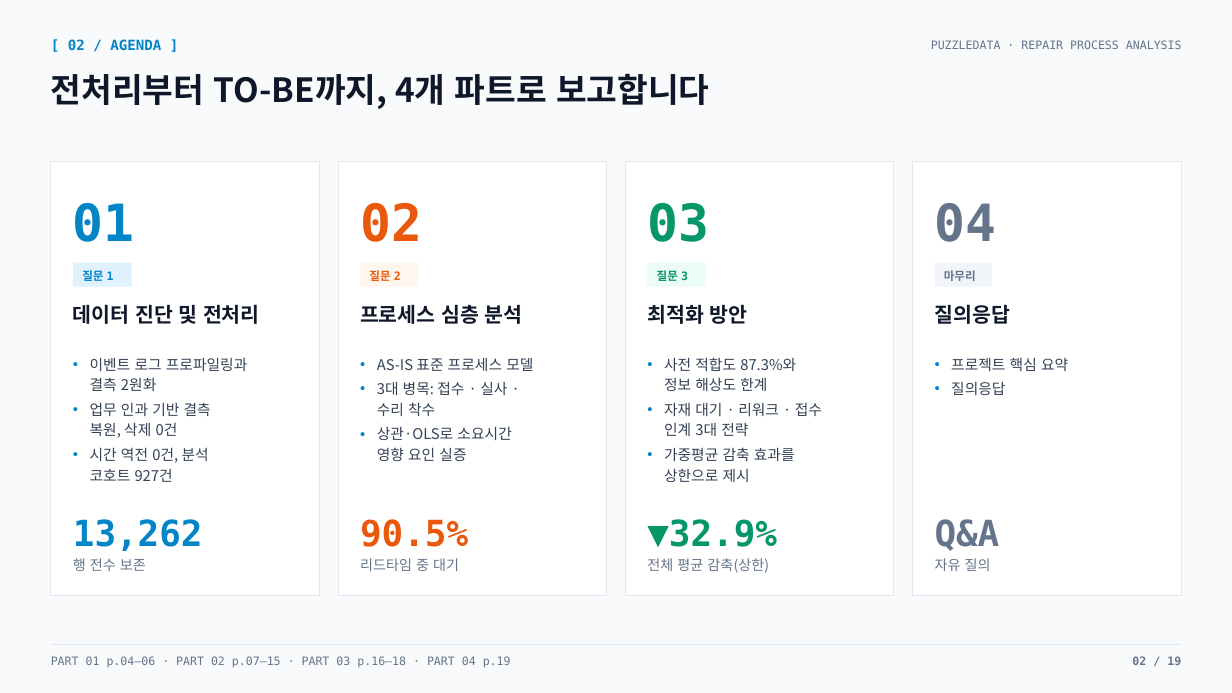
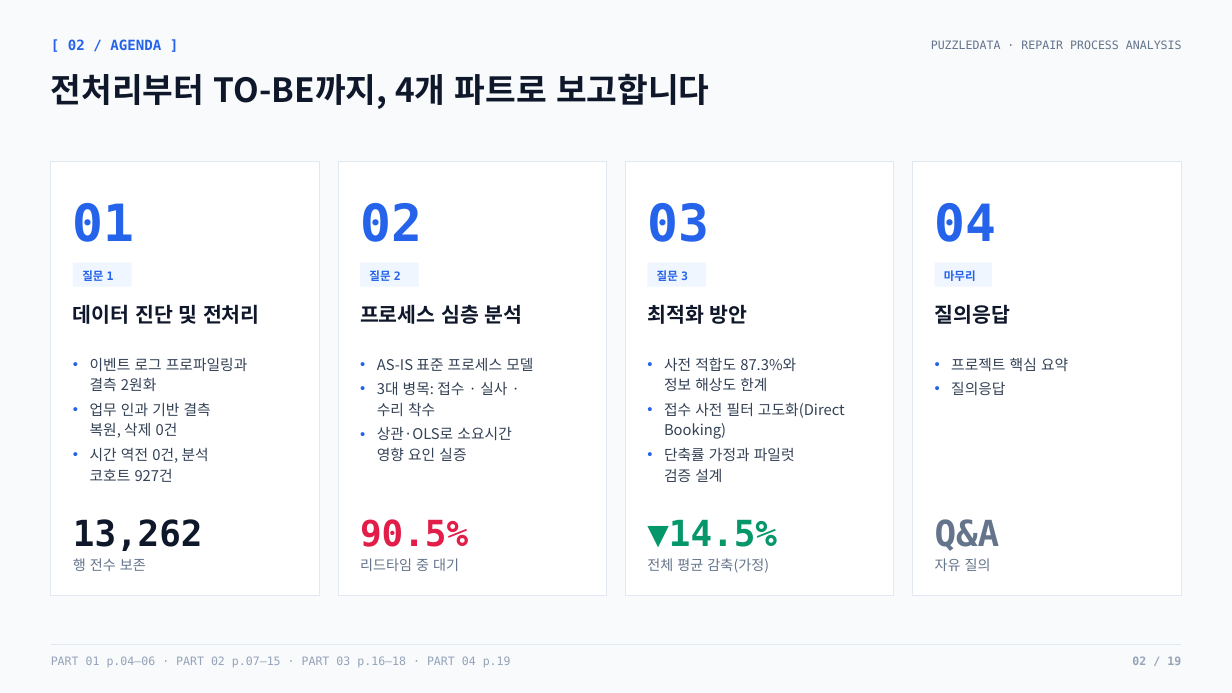
Before and after one commit to nus1245/puzzle_data, a slide deck: slide 2 of outputs/pptx/puzzledata_repair_report.pptx. Drawn at 1232x693 pixels with LibreOffice and Linux fonts; fonts in the diff are those of the drawing. Boxes give left, top, right and bottom in pixels: in the first picture for what was removed or moved away, otherwise in the second. Text is boxed around its words. In the diff, an @@ line names an element or a change of style, - is before the commit and + after.

```diff
--- a/outputs/pptx/puzzledata_repair_report.pptx
+++ b/outputs/pptx/puzzledata_repair_report.pptx
@@ text "02" at (360,203,422,242): text colour #EA580C to #2563EB @@
@@ text "03" at (647,203,709,242): text colour #059669 to #2563EB @@
@@ text "04" at (935,203,997,242): text colour #64748B to #2563EB @@
@@ rectangle at (73,262,131,287): fill #E0F2FE to #EFF6FF @@
@@ text colour #0284C7 to #2563EB in 3 elements at (68,39,161,50), (73,203,135,242), (82,270,114,281) @@
@@ rectangle at (360,262,419,287): fill #FFF7ED to #EFF6FF @@
@@ text "질문 2" at (369,270,401,281): text colour #EA580C to #2563EB @@
@@ rectangle at (648,262,706,287): fill #ECFDF5 to #EFF6FF @@
@@ text "질문 3" at (657,270,688,281): text colour #059669 to #2563EB @@
@@ rectangle at (934,262,992,287): fill #F1F5F9 to #EFF6FF @@
@@ text "마무리" at (944,270,976,281): text colour #64748B to #2563EB @@
@@ bullet colour #0284C7 to #2563EB in 3 elements at (90,357,248,482), (377,358,533,461), (951,357,1068,395) @@
@@ text at (664,402,845,482): text changed @@
-• 자재 대기 · 리워크 · 접수
-  인계 3대 전략
-• 가중평균 감축 효과를
-  상한으로 제시
+• 접수 사전 필터 고도화(Direct
+  Booking)
+• 단축률 가정과 파일럿
+  검증 설계
@@ text at (73,519,203,551): text colour #0284C7 to #0F172A in "13,262" @@
@@ text at (360,519,468,547): text colour #EA580C to #E11D48 in "90.5%" @@
@@ text at (647,519,777,573): text changed @@
-▼32.9%
-전체 평균 감축(상한)
+▼14.5%
+전체 평균 감축(가정)
@@ text "PART 01 p.04–06 · PART ..." at (51,656,511,667): text colour #64748B to #94A3B8 @@
@@ text "02 / 19" at (1132,656,1181,665): text colour #64748B to #94A3B8 @@
```
Also in this commit, not shown: 17 other slides changed, 1 slide added, 1 slide removed, 22 other files.
